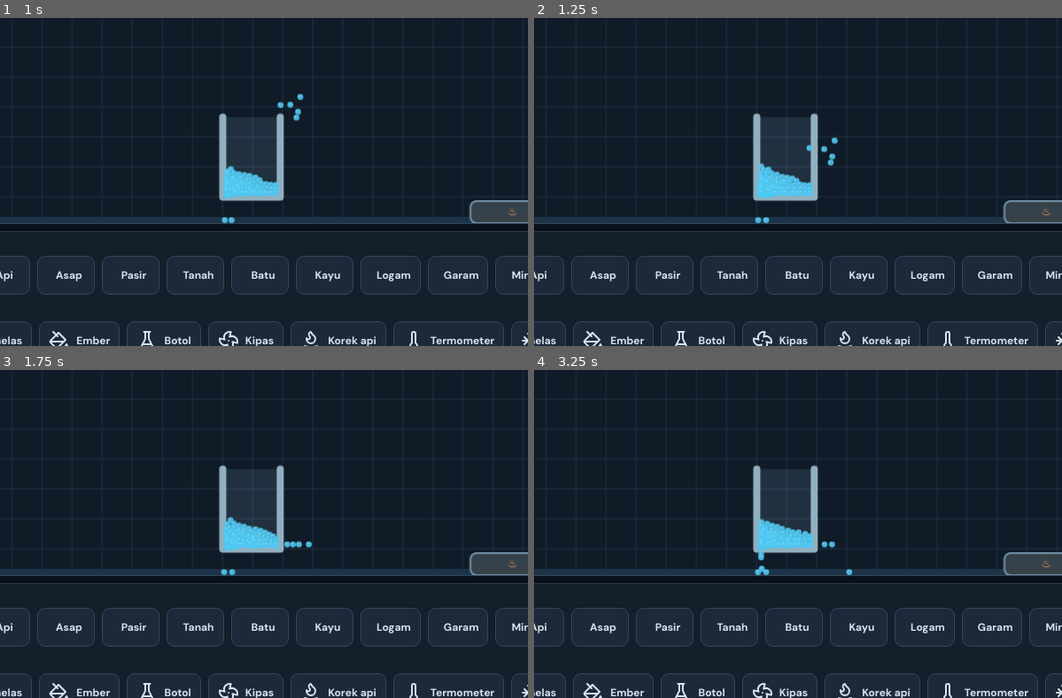
Above: before the commit, frames 1-4 (two rows, left to right).
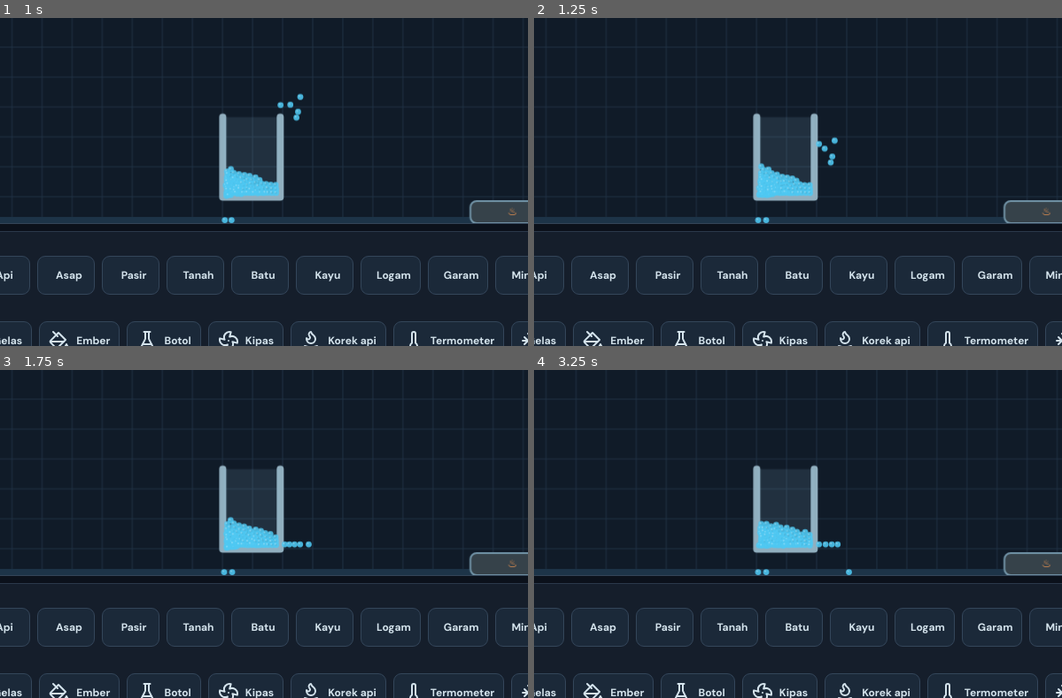
Above: after the commit, the same moments.

Repository: vexelkang-cell/gamepai
Game: browser game, page games/water-simulator/index.html
The game is run twice, just before and just after one commit, with the same random seed, the same clock (stepped at 60 frames per second) and the same inputs.
Inputs (mouse positions are % of the whole screen's width and height, from its top left):
- Up to frame 1 (1 s): click (50, 37) at 0.27 s
- Up to frame 2 (1.25 s): tap Space at 1.1 s
- Up to frame 3 (1.75 s): tap Space at 1.6 s
- Up to frame 4 (3.25 s): tap Space at 2.1, 2.6, 3.1 s
The pictures show only the part of the screen within x 22-72%, y 35-85%; the shares and areas given below are measured in that part.

Frame 1 is identical in both runs. In frame 2, less than 0.1% of the frame differs, in the area x 51-56%, y 37-41%; in frame 3, less than 0.1%; in frame 4, 0.3%, in the area x 41-61%, y 45-63%.

Commit message:
Fix water particles trapped at glass bottom corners

Diff:
--- a/games/water-simulator/index.html
+++ b/games/water-simulator/index.html
@@ -197,9 +197,10 @@
     let changed=false;
     // Koreksi hanya partikel yang masih berada di sisi dalam dinding.
     // Partikel di luar gelas tidak boleh ditarik masuk kembali.
-    if(q.y>-halfH+pad*.45&&q.y<halfH-pad*.25){
-      if(q.x> -halfW-pad&&q.x< -halfW+pad){q.x=-halfW+pad;changed=true}
-      else if(q.x<halfW+pad&&q.x>halfW-pad){q.x=halfW-pad;changed=true}
+    if(q.y>-halfH+pad*.45&&q.y<halfH+pad){
+      // Koreksi sisi sampai ke sudut dasar, tetapi hanya untuk air yang masih di dalam.
+      if(q.x> -halfW&&q.x< -halfW+pad){q.x=-halfW+pad;changed=true}
+      else if(q.x<halfW&&q.x>halfW-pad){q.x=halfW-pad;changed=true}
       if(changed){
         const c=Math.cos(o.angle),sn=Math.sin(o.angle);
         const vx=p.vx*c+p.vy*sn;
